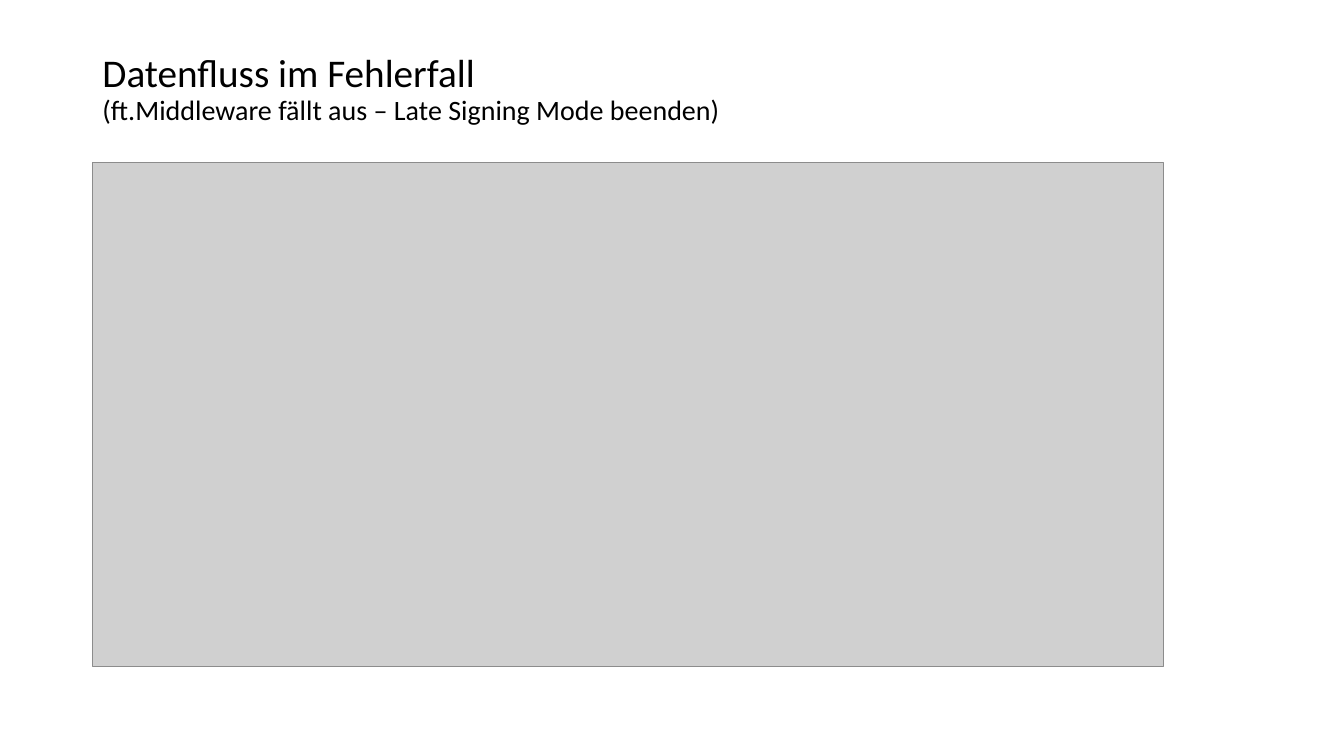
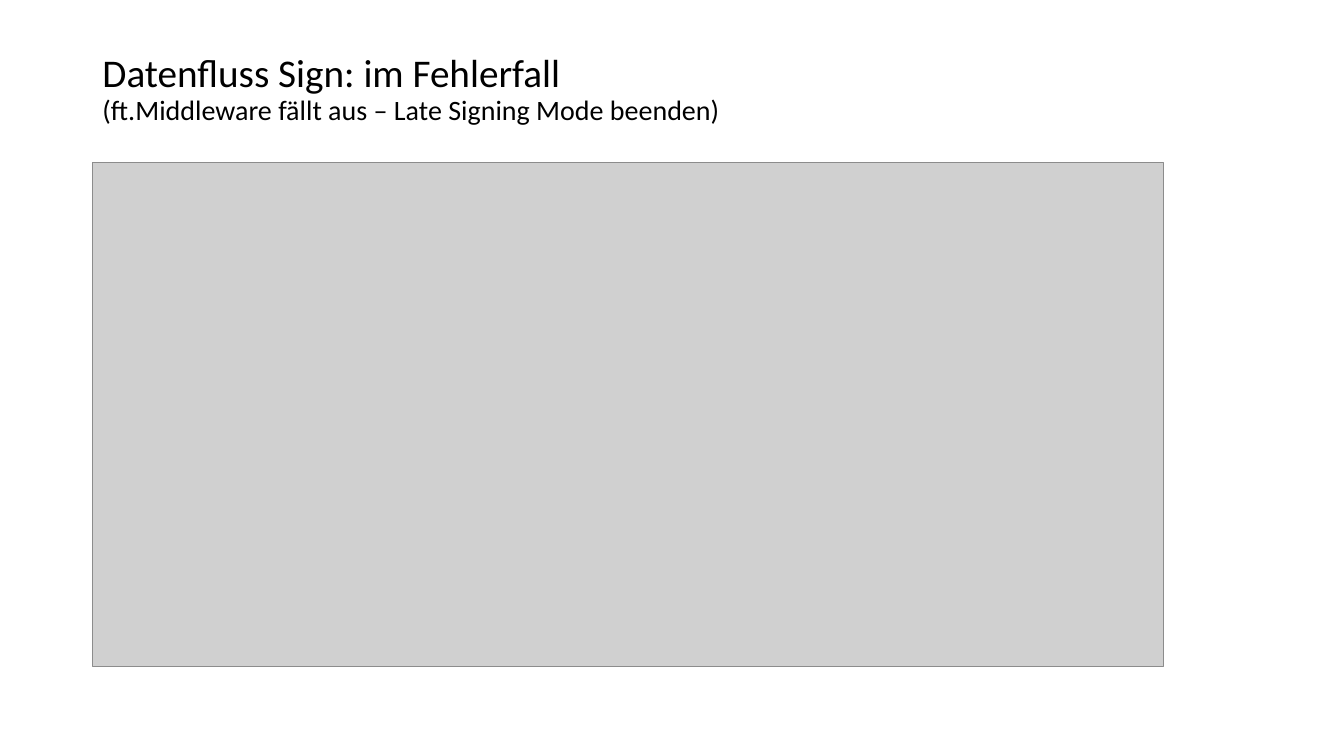
Before and after one commit to fiskaltrust/productdescription-de-doc, a slide deck: slide 16 of for-poscreators/presentation/onboarding_de.pptx (slide 15 before the commit). Drawn at 1344x756 pixels with LibreOffice and Linux fonts; fonts in the diff are those of the drawing; grey boxes stand for pictures. Boxes give left, top, right and bottom in pixels: in the first picture for what was removed or moved away, otherwise in the second. Text is boxed around its words. In the diff, an @@ line names an element or a change of style, - is before the commit and + after.

```diff
--- a/for-poscreators/presentation/onboarding_de.pptx
+++ b/for-poscreators/presentation/onboarding_de.pptx
@@ title at [102,59,719,125]: text changed @@
-Datenfluss im Fehlerfall
-(ft.Middleware fällt aus – Late Signing Mode beenden)
+Datenfluss Sign: im Fehlerfall
+(ft.Middleware fällt aus – Late Signing Mode beenden)
```
Also in this commit, not shown: 7 other slides changed, 9 slides added, 9 other files.
